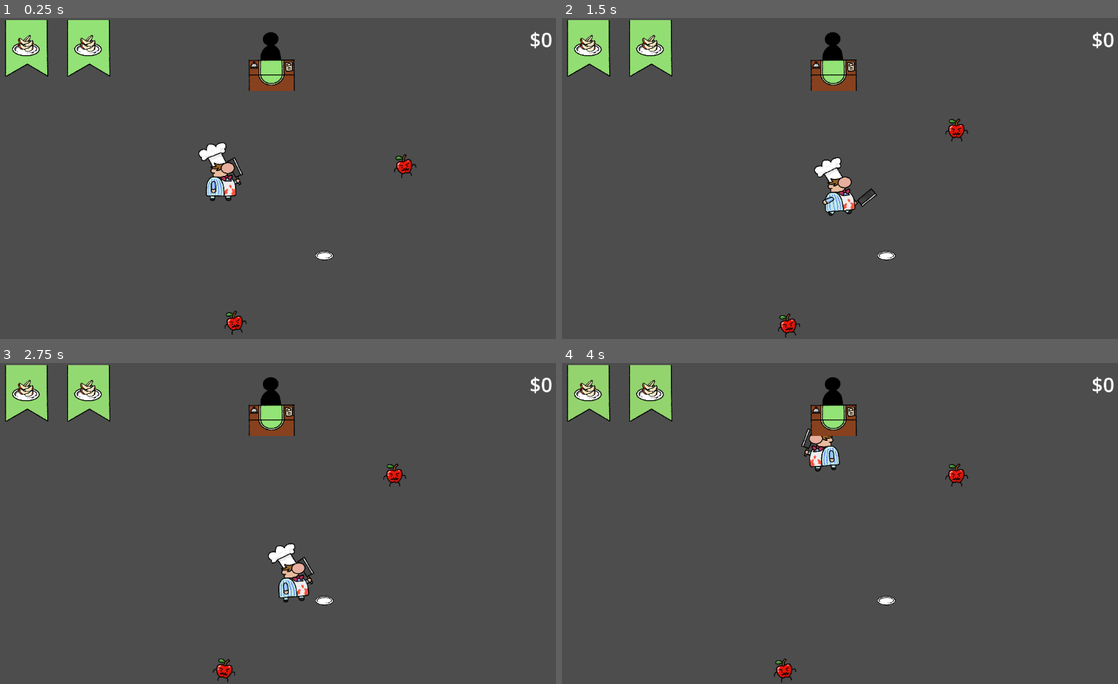
Above: before the commit, frames 1-4 (two rows, left to right).
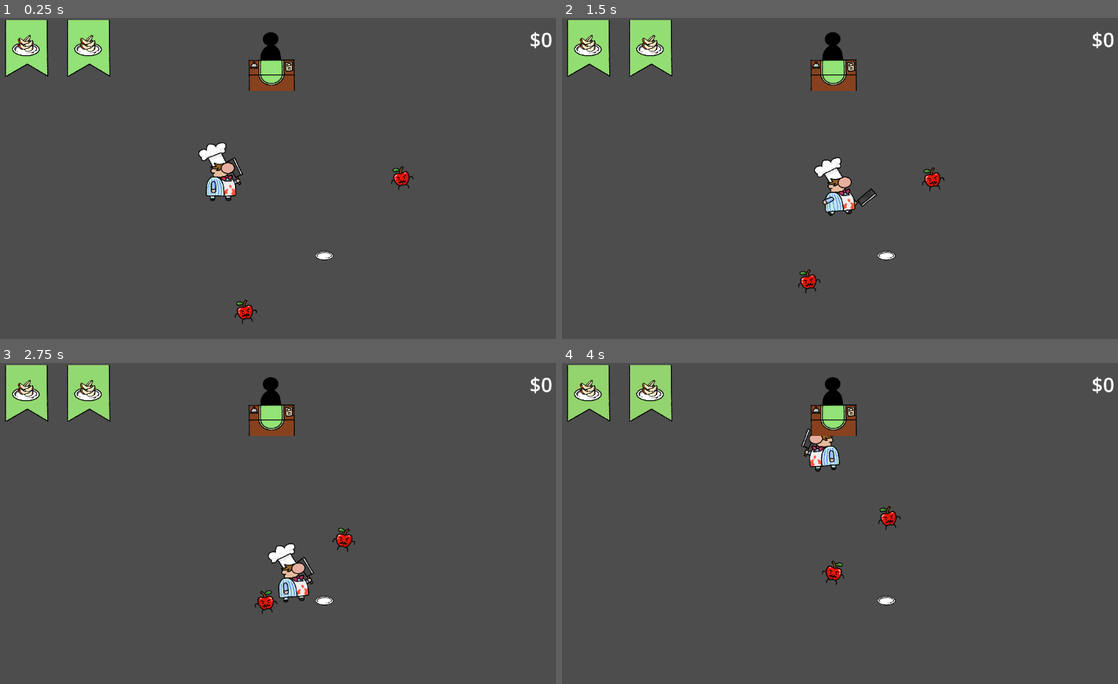
Above: after the commit, the same moments.

Repository: santosty25/Mortal-Cooking
Game: Godot game, scene res://Scenes/Main.tscn
Two runs of this game, one before a commit and one after it. Both use one fixed random seed, a clock stepped at 60 frames per second and the inputs below.
Inputs (mouse positions are in pixels of both pictures, inside the frame that each line leads up to):
- Up to frame 1 (0.25 s): no input
- Up to frame 2 (1.5 s): move the mouse to (962, 162) at 0.52 s; hold D (Move_Right) 0.53-1.28 s; click (962, 162) at 0.6 s; move the mouse to (717, 194) at 1.27 s; hold S (Move_Down) from 1.28 s (still down); click (717, 194) at 1.35 s
- Up to frame 3 (2.75 s): move the mouse to (328, 452) at 2.02 s; release S (Move_Down) at 2.03 s; hold D (Move_Right) from 2.03 s (still down); hold Shift (Block) from 2.03 s (still down); click (328, 452) at 2.3 s
- Up to frame 4 (4 s): move the mouse to (806, 587) at 2.77 s; release D (Move_Right) at 2.78 s; release Shift (Block) at 2.78 s; hold W (Move_Up) 2.78-3.53 s; tap Space (Dash) at 2.85 s; click (806, 587) at 3.05 s; move the mouse to (1006, 571) at 3.52 s; hold A (Move_Left) from 3.53 s (still down); tap E (Interact) at 3.6 s; click (1006, 571) at 3.8 s

The runs differ from the first frame. In frame 1, 0.5% of the frame differs, in the area x 40-75%, y 42-99%; in frame 2, 0.6%, in the area x 38-74%, y 31-100%; in frame 3, 0.6%; in frame 4, 0.6%.

Commit message:
Apple chases player
The apples now chase the player

Diff:
--- a/Code/Character/Apple.gd
+++ b/Code/Character/Apple.gd
@@ -1,7 +1,7 @@
 extends CharacterBody2D
 class_name Apple
 
-const SPEED = 200
+const SPEED = 100
 var stepSide = false
 var target = Vector2.ZERO
 var walkDist = 200
@@ -16,39 +16,45 @@
 
 var drop = load("res://Scenes/Item/Enemy_Drop.tscn")
 
+# reference to the player
+var player
+
 func _ready():
-	target = getRandomWalk()
+	player = get_parent().get_node("Player")
 
 func _process(delta):
-	var direction = (target-position)
-	direction = direction.normalized()
-	direction *= SPEED
+	if player:
+		# Set target to player's position
+		target = player.position
+		var direction = (target - position).normalized() * SPEED
 
-	flipTimer -= delta
-	if flipTimer <= 0:
-		stepSide = !stepSide
-		flipTimer = flipTimerMax
+		flipTimer -= delta
+		if flipTimer <= 0:
+			stepSide = !stepSide
+			flipTimer = flipTimerMax
 
-	if (position-target).length() > 0.1:
-		if (stepSide):
-			$AnimatedSprite2D.rotation_degrees = -10
+		if (position - target).length() > 0.1:
+			if stepSide:
+				$AnimatedSprite2D.rotation_degrees = -10
+			else:
+				$AnimatedSprite2D.rotation_degrees = 10
+
+			if direction.x < 0:
+				scale.x = 0.3
+			elif direction.x > 0:
+				scale.x = -0.3
+
+			if (direction * delta).length() > (target - position).length():
+				move_and_collide(target - position)
+			else:
+				move_and_collide(direction * delta)
 		else:
-			$AnimatedSprite2D.rotation_degrees = 10
-
-		if (direction.x < 0):
-			scale.x = 0.3
-		elif direction.x > 0:
-			scale.x = -0.3
-
-		if (direction*delta).length() > (target-position).length():
-			move_and_collide(target-position)
-		else:
-			move_and_collide(direction*delta)
+			$AnimatedSprite2D.rotation = 0
 	else:
-		$AnimatedSprite2D.rotation = 0
+		# If the player is not available, fallback to random movement (optional)
 		if waitTimer <= 0:
 			target = getRandomWalk()
-			waitTimer = minWait+randf()*(maxWait-minWait)
+			waitTimer = minWait + randf() * (maxWait - minWait)
 		else:
 			waitTimer -= delta
 
@@ -61,8 +67,8 @@
 		$HitEffect.hide()
 
 func getRandomWalk():
-	var newTarget = Vector2(randf()*2-1,randf()*2-1)
-	newTarget = newTarget.normalized()*walkDist+position
+	var newTarget = Vector2(randf() * 2 - 1, randf() * 2 - 1)
+	newTarget = newTarget.normalized() * walkDist + position
 	return newTarget
 
 func _on_area_2d_body_entered(body):
@@ -71,10 +77,9 @@
 
 func take_damage(amount, damageLabel):
 	health -= amount
-	if (health < 0):
+	if health < 0:
 		var drop_node = drop.instantiate()
 		drop_node.position = position
 		drop_node.label = ["apple", damageLabel]
 		$"..".add_child(drop_node)
-		# here we can set what teh drop should be
 		queue_free()
